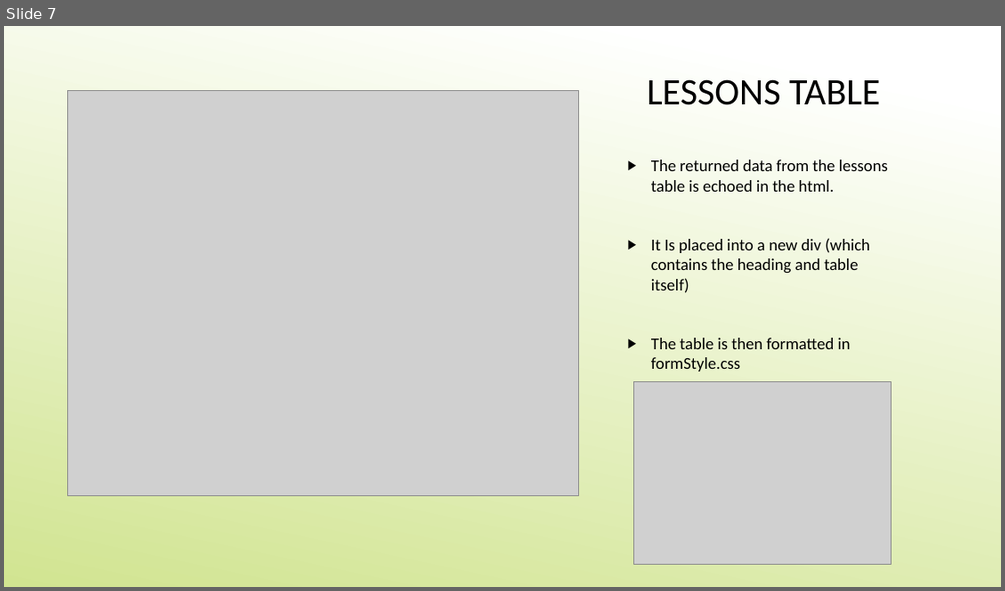
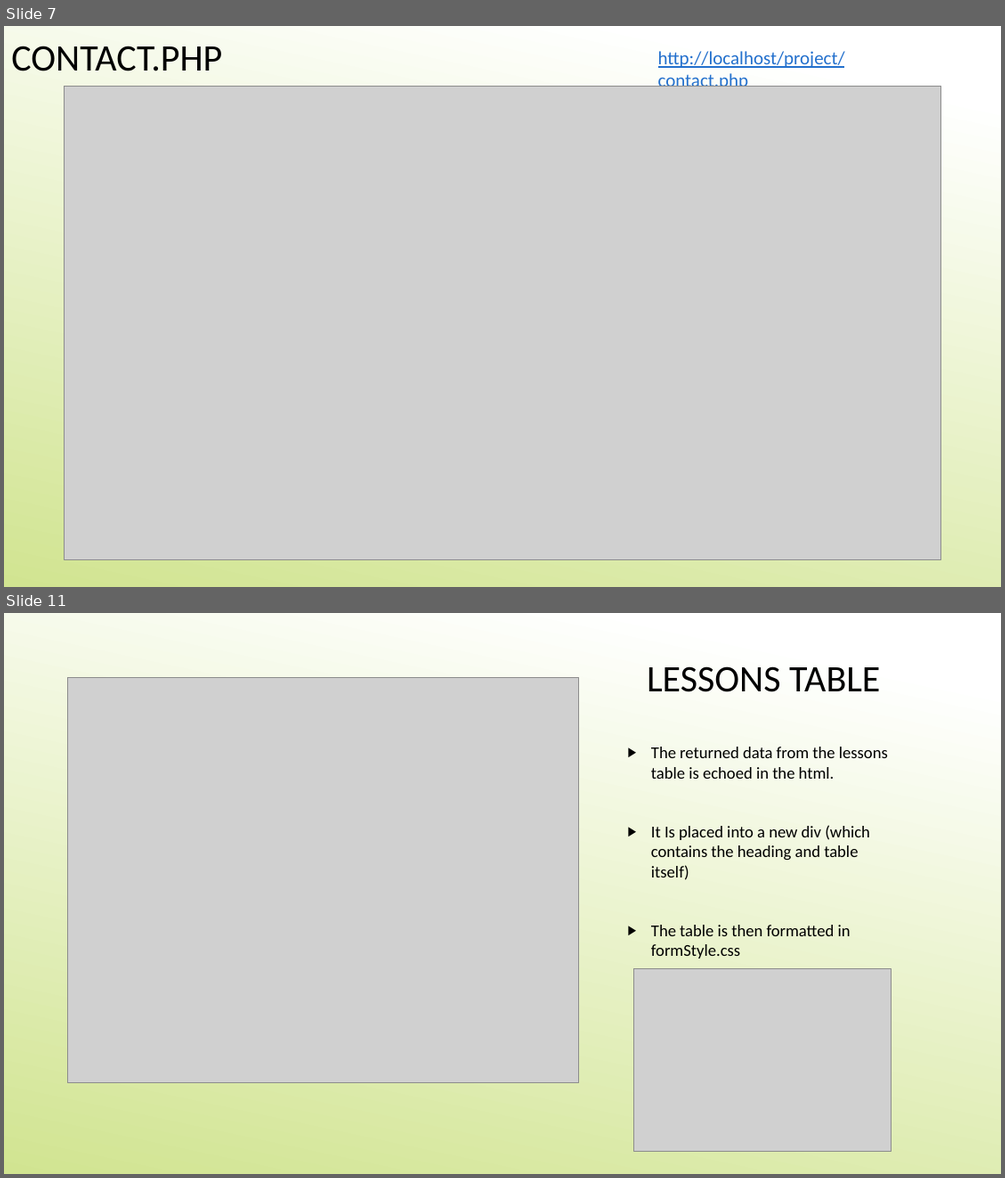
Before and after one commit to MikeVriesema/ProgrammingPal, a slide deck: ET4132_ProgrammingPal_PowerPoint.pptx. Shown one above the other, each under a label of ours: slide 7 before the commit, slides 7 and 11 after it; the slides between them are not shown. The pictures are 1005x591 and 1005x1178 pixels, drawn with LibreOffice and Linux fonts; fonts in the diff are those of the drawing; grey boxes stand for pictures. Boxes give left, top, right and bottom in pixels: in the first picture for what was removed or moved away, otherwise in the second. Text is boxed around its words. In the diff, an @@ line names an element or a change of style, - is before the commit and + after.

```diff
--- a/ET4132_ProgrammingPal_PowerPoint.pptx
+++ b/ET4132_ProgrammingPal_PowerPoint.pptx
@@ slide 7 added at [4,26,1001,587], background gradient #FFFFFF to #D4E68F @@
@@ text added at [11,46,222,71], 36 pt, text #000000 @@
+CONTACT.PHP
@@ text added at [658,51,845,87], 18 pt, text #2370CD, underline @@
+http://localhost/project/contact.php
@@ picture added at [64,86,942,560] @@
@@ what was slide 7 is now slide 11 @@
```
Also in this commit, not shown: 6 slides changed, 14 other slides added, 2 slides removed, 1 other file.
